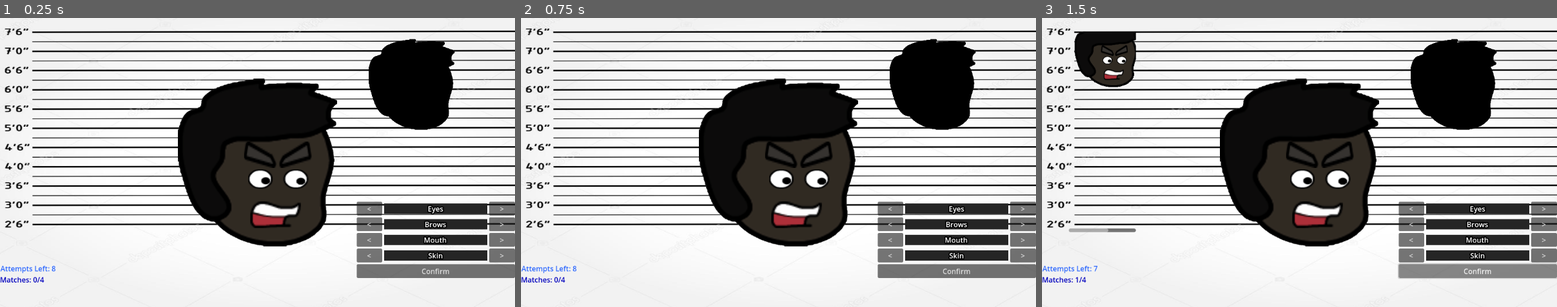
Above: before the commit, frames 1-3 (left to right).
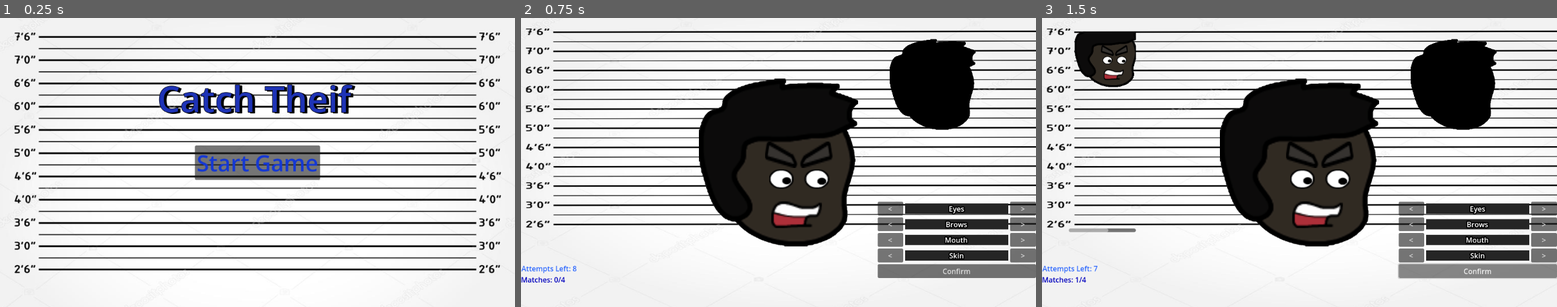
Above: after the commit, the same moments.

Repository: InnerAnythings/catch-thief
Game: Godot game, scene res://scenes/MainMenu.tscn
Same seed, same stepped clock (60 frames per second), same inputs: the game is played once before the commit and once after it. Before the commit the project starts from res://scenes/Main.tscn.
Inputs (mouse positions are in pixels of both pictures, inside the frame that each line leads up to):
- Up to frame 1 (0.25 s): no input
- Up to frame 2 (0.75 s): click (778, 162) at 0.5 s, where only the run after the commit has a clickable "Start Game"
- Up to frame 3 (1.5 s): click "Confirm" at 1.25 s

The runs differ from the first frame. In frame 1, 41% of the frame differs, in the area x 0-100%, y 3-92%; in frame 2, nothing differs; in frame 3, nothing differs.

Commit message:
Added Main Menu

Diff:
--- a/project.godot
+++ b/project.godot
@@ -11,7 +11,7 @@
 [application]
 
 config/name="Catch Thief"
-run/main_scene="res://scenes/Main.tscn"
+run/main_scene="uid://b4hapt3kfo4p3"
 config/features=PackedStringArray("4.4", "Mobile")
 config/icon="res://icon.svg"
 
--- /dev/null
+++ b/scenes/MainMenu.tscn
@@ -0,0 +1,46 @@
+[gd_scene load_steps=3 format=3 uid="uid://b4hapt3kfo4p3"]
+
+[ext_resource type="Script" uid="uid://bgdq7scluf64p" path="res://scripts/main_menu.gd" id="1_0ykhv"]
+[ext_resource type="Texture2D" uid="uid://cdth10fpf7i7k" path="res://scenes/hieght.jpg" id="2_2wh52"]
+
+[node name="MainMenu" type="Node2D"]
+script = ExtResource("1_0ykhv")
+
+[node name="CanvasLayer" type="CanvasLayer" parent="."]
+
+[node name="Hieght" type="Sprite2D" parent="CanvasLayer"]
+position = Vector2(576, 467)
+scale = Vector2(1.13392, 0.917808)
+texture = ExtResource("2_2wh52")
+
+[node name="BtnPlay" type="Button" parent="CanvasLayer"]
+anchors_preset = 8
+anchor_left = 0.5
+anchor_top = 0.5
+anchor_right = 0.5
+anchor_bottom = 0.5
+offset_left = -140.0
+offset_top = -38.5
+offset_right = 140.0
+offset_bottom = 38.5
+grow_horizontal = 2
+grow_vertical = 2
+theme_override_colors/font_color = Color(0.0823529, 0.219608, 0.827451, 1)
+theme_override_font_sizes/font_size = 50
+text = "Start Game"
+
+[node name="Label" type="Label" parent="CanvasLayer"]
+offset_left = 352.0
+offset_top = 125.0
+offset_right = 785.0
+offset_bottom = 235.0
+theme_override_colors/font_color = Color(0.117647, 0.2, 0.713726, 1)
+theme_override_colors/font_shadow_color = Color(0, 0, 0, 1)
+theme_override_constants/shadow_offset_x = 5
+theme_override_constants/shadow_offset_y = 2
+theme_override_constants/outline_size = 4
+theme_override_constants/shadow_outline_size = 4
+theme_override_font_sizes/font_size = 80
+text = "Catch Theif"
+
+[connection signal="pressed" from="CanvasLayer/BtnPlay" to="." method="_on_btn_play_pressed"]
--- /dev/null
+++ b/scripts/main_menu.gd
@@ -0,0 +1,6 @@
+extends Node2D
+
+func _on_btn_play_pressed() -> void:
+	# This command switches the current scene to your game file.
+	# MAKE SURE THE PATH IS CORRECT!
+	get_tree().change_scene_to_file("res://scenes/Main.tscn")
Not shown, added: assets/backgrounds/Background_detective.jpg.import
Not shown, added: scripts/main_menu.gd.uid
